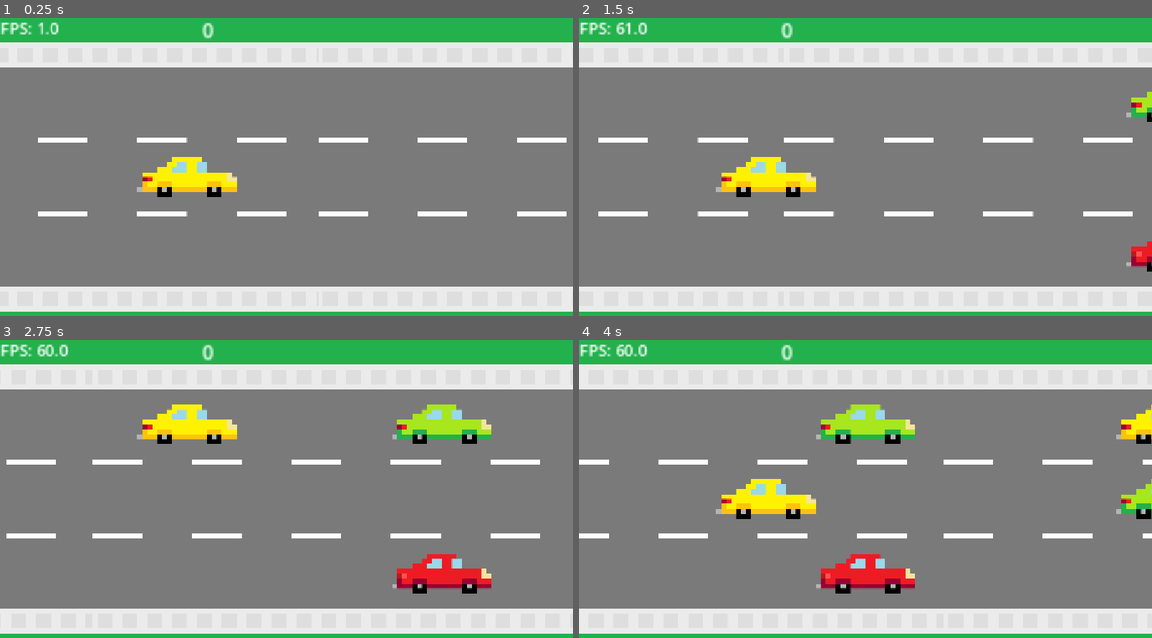
Above: before the commit, frames 1-4 (two rows, left to right).
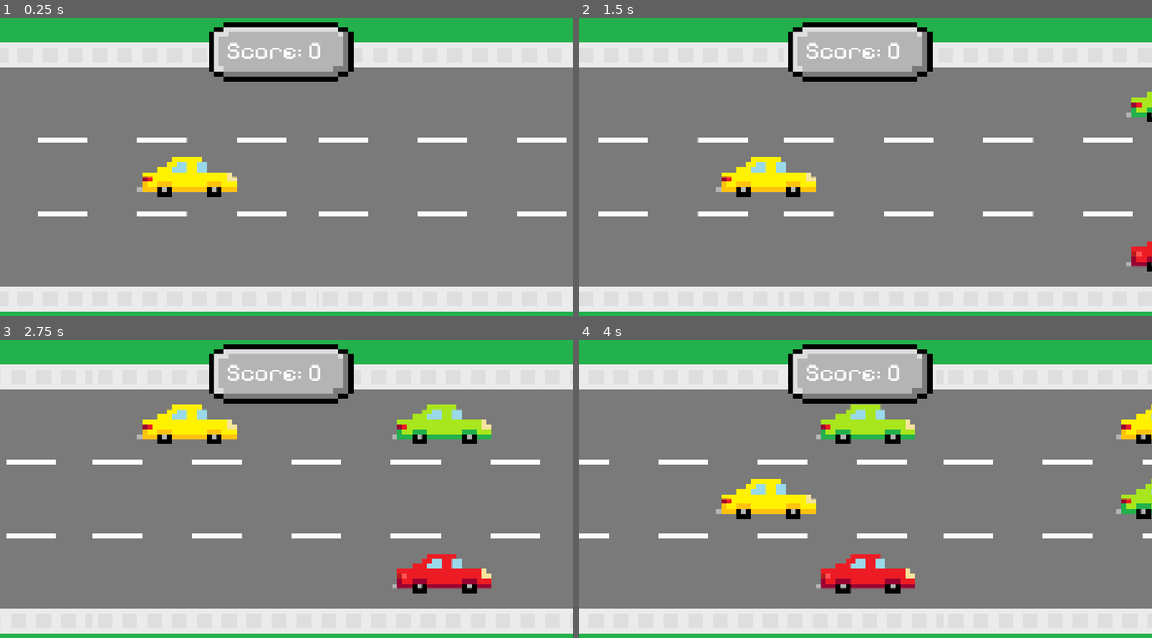
Above: after the commit, the same moments.

Repository: DevEhanTariq/first-game
Game: Godot game, scene res://level.tscn
The game is run twice, just before and just after one commit, with the same random seed, the same clock (stepped at 60 frames per second) and the same inputs. This scene is started directly instead of the project's main scene.
Inputs:
- Up to frame 1 (0.25 s): no input
- Up to frame 2 (1.5 s): hold W (up) 0.53-1.28 s; hold S (down) from 1.28 s (still down)
- Up to frame 3 (2.75 s): release S (down) at 2.03 s; hold W (up) from 2.03 s (still down)
- Up to frame 4 (4 s): release W (up) at 3.53 s; hold S (down) from 3.53 s (still down)

The runs differ from the first frame. In frame 1, 4.5% of the frame differs, in the area x 0-62%, y 1-22%; in frame 2, 4.6%; in frame 3, 4.6%; in frame 4, 4.6%.

Commit message:
Feat: Improved score counter
- Added a polished score counter

Diff:
--- a/level.tscn
+++ b/level.tscn
@@ -7,9 +7,10 @@
 [ext_resource type="Texture2D" uid="uid://oy5aje7k8d04" path="res://Assets/Grass.png" id="2_1ainy"]
 [ext_resource type="Script" uid="uid://ghbhbdiyfmm0" path="res://Globals.gd" id="2_i2t4f"]
 [ext_resource type="PackedScene" uid="uid://d038k4uvwogdj" path="res://player.tscn" id="2_vonw3"]
-[ext_resource type="Script" uid="uid://cts3b8c76wtlx" path="res://label.gd" id="3_oi3di"]
 [ext_resource type="PackedScene" uid="uid://by04jynxutxcn" path="res://traffic.tscn" id="7_n6hdu"]
-[ext_resource type="Script" uid="uid://semhr1la2a5e" path="res://score_counter.gd" id="10_8cye3"]
+[ext_resource type="FontFile" uid="uid://clxwsglkrnbrp" path="res://Assets/Fonts/PixelifySans-VariableFont_wght.ttf" id="9_2orkt"]
+[ext_resource type="Script" uid="uid://du1bctq2vtrl4" path="res://score_display.gd" id="10_8cye3"]
+[ext_resource type="Texture2D" uid="uid://b8gdhpsh5lw6d" path="res://Assets/Blank.png" id="11_2orkt"]
 
 [node name="Level" type="Node2D" unique_id=1753858453]
 script = ExtResource("1_f2txt")
@@ -27,25 +28,17 @@
 texture = ExtResource("2_1ainy")
 
 [node name="Road" type="Sprite2D" parent="." unique_id=259059565]
-visibility_layer = 129
+visibility_layer = 128
 texture = ExtResource("1_u52ul")
 script = ExtResource("2_0b4ue")
 
 [node name="Road2" type="Sprite2D" parent="." unique_id=1191687767]
-visibility_layer = 257
+visibility_layer = 256
 position = Vector2(-2000, 0)
 texture = ExtResource("1_u52ul")
 
 [node name="Camera2D" type="Camera2D" parent="." unique_id=897658622]
 zoom = Vector2(0.5, 0.5)
-
-[node name="Label" type="Label" parent="." unique_id=1745106174]
-offset_left = -1151.0
-offset_top = -646.0
-offset_right = -483.0
-offset_bottom = -404.0
-scale = Vector2(4, 4)
-script = ExtResource("3_oi3di")
 
 [node name="Player" parent="." unique_id=682621535 instance=ExtResource("2_vonw3")]
 top_level = true
@@ -55,11 +48,21 @@
 top_level = true
 position = Vector2(-786, 801)
 
-[node name="ScoreCounter" type="Label" parent="." unique_id=1110757682]
+[node name="ScoreDisplay" type="Label" parent="." unique_id=1674226613]
 top_level = true
-offset_left = -339.0
-offset_top = -649.99994
-offset_right = 774.80005
-offset_bottom = -515.19995
-scale = Vector2(5, 5)
+z_index = 1
+offset_left = -243.0
+offset_top = -568.0
+offset_right = 393.0
+offset_bottom = -223.0
+theme_override_fonts/font = ExtResource("9_2orkt")
+theme_override_font_sizes/font_size = 100
 script = ExtResource("10_8cye3")
+
+[node name="Blank" type="Sprite2D" parent="ScoreDisplay" unique_id=995112535]
+show_behind_parent = true
+top_level = true
+light_mask = 2
+visibility_layer = 2
+position = Vector2(368, 176)
+texture = ExtResource("11_2orkt")
--- a/restart_menu.tscn
+++ b/restart_menu.tscn
@@ -5,6 +5,7 @@
 [ext_resource type="FontFile" uid="uid://cj4r372nttses" path="res://Assets/Fonts/static/PixelifySans-Bold.ttf" id="3_nwq8c"]
 [ext_resource type="Texture2D" uid="uid://oy5aje7k8d04" path="res://Assets/Grass.png" id="4_nwq8c"]
 [ext_resource type="Script" uid="uid://kl7cgrjvw212" path="res://label_2.gd" id="5_pdjcm"]
+[ext_resource type="FontFile" uid="uid://bco1yqcs0ihm2" path="res://Assets/Fonts/static/PixelifySans-SemiBold.ttf" id="5_unhnm"]
 
 [node name="restartMenu" type="Node2D" unique_id=1952259573]
 process_mode = 3
@@ -36,11 +37,11 @@
 texture = ExtResource("4_nwq8c")
 
 [node name="Label2" type="Label" parent="." unique_id=2064551205]
-offset_left = 452.0
-offset_top = 56.0
-offset_right = 605.0
-offset_bottom = 156.0
-theme_override_fonts/font = ExtResource("3_nwq8c")
+offset_left = 420.0
+offset_top = 53.0
+offset_right = 573.0
+offset_bottom = 153.0
+theme_override_fonts/font = ExtResource("5_unhnm")
 theme_override_font_sizes/font_size = 50
 script = ExtResource("5_pdjcm")
 
--- a/score_counter.gd
+++ b/score_display.gd
@@ -8,4 +8,4 @@
 
 # Called every frame. 'delta' is the elapsed time since the previous frame.
 func _process(delta: float) -> void:
-	text = str(Globals.score)
+	text = "Score: " + str(Globals.score)
Binary file added: Assets/Blank.png
Not shown, added: Assets/Blank.png.import
Not shown, removed: score_counter.gd.uid
Not shown, added: score_display.gd.uid
